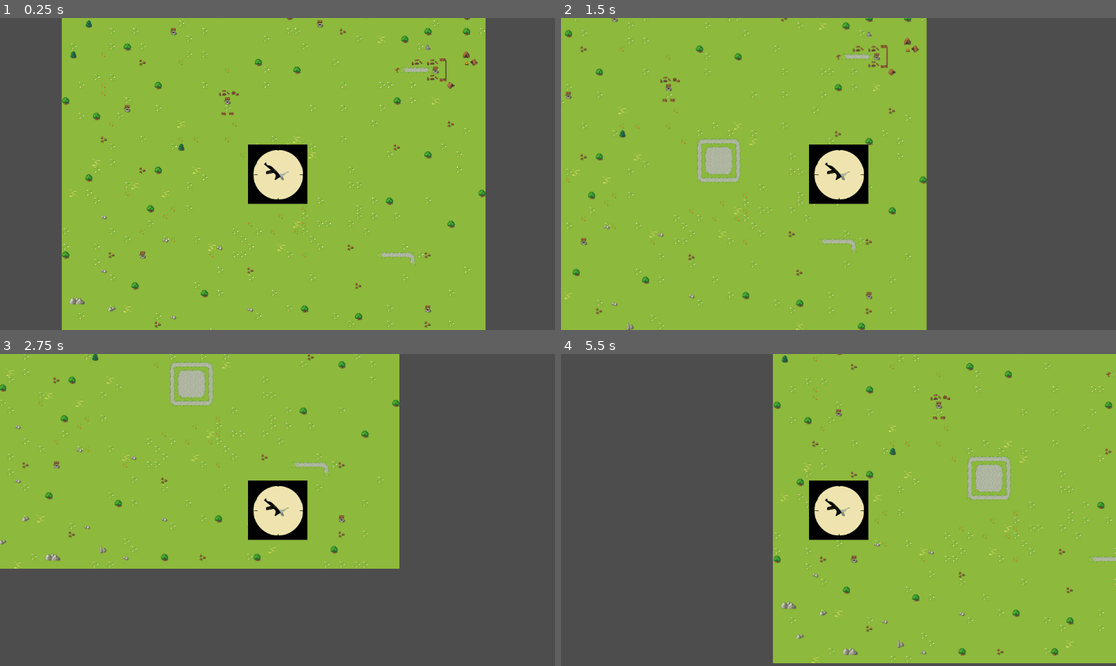
Above: before the commit, frames 1-4 (two rows, left to right).
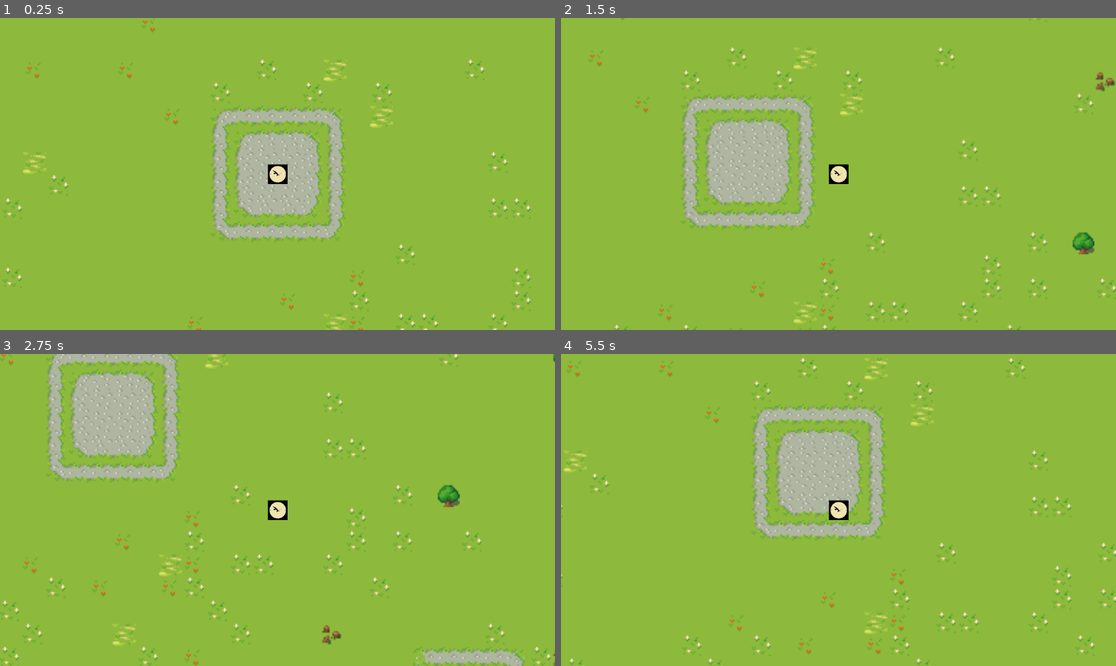
Above: after the commit, the same moments.

Repository: RRealJ/TCC_TWA
Game: Godot game, scene res://Mundos/mundo_1.tscn
The game is run twice, just before and just after one commit, with the same random seed, the same clock (stepped at 60 frames per second) and the same inputs.
Inputs:
- Up to frame 1 (0.25 s): no input
- Up to frame 2 (1.5 s): tap Enter at 0.5 s; hold D (move_right) 0.53-1.28 s; hold S (move_down) from 1.28 s (still down)
- Up to frame 3 (2.75 s): release S (move_down) at 2.03 s; hold D (move_right) from 2.03 s (still down)
- Up to frame 4 (5.5 s): release D (move_right) at 2.78 s; hold W (move_up) 2.78-3.53 s; hold A (move_left) 3.53-5.03 s; hold S (move_down) from 5.03 s (still down)

The runs differ from the first frame. In frame 1, 34% of the frame differs, in the area x 0-100%, y 0-100%; in frame 2, 45%; in frame 3, 62%; in frame 4, 49%.

Commit message:
Colições

Diff:
--- /dev/null
+++ b/Menu.gd
@@ -0,0 +1,17 @@
+extends Control
+
+
+func _on_comecar_pressed():
+	get_tree().change_scene_to_file("res://Mundos/mundo_1.tscn")
+
+
+func _on_loja_pressed():
+	pass # Replace with function body.
+
+
+func _on_sair_pressed():
+	get_tree().quit()
+
+
+func _on_opcoes_pressed():
+	pass
--- a/Mundos/mundo_1.tscn
+++ b/Mundos/mundo_1.tscn
@@ -1136,6 +1136,8 @@
 [node name="StaticBody2D" type="StaticBody2D" parent="."]
 
 [node name="CollisionPolygon2D" type="CollisionPolygon2D" parent="StaticBody2D"]
-polygon = PackedVector2Array(-43, -198, 353, -202, 279, 124, 184, 272, -206, 257, 250, 348, 392, 96, 394, -321, -9, -281)
+position = Vector2(6, 2)
+build_mode = 1
+polygon = PackedVector2Array(-464, -342, -465, 390, 443, 391, 438, 357, -444, 357, -438, -340, 389, -328, 395, 354, 432, -348, 437, 358, 431, -351)
 
 [node name="Player" parent="." instance=ExtResource("2_b3mdk")]
--- a/Player/player.gd
+++ b/Player/player.gd
@@ -1,9 +1,9 @@
 extends CharacterBody2D
 
 
-@export var MAX_SPEED = 300
-@export var ACELERACAO = 1500
-@export var FRICCAO = 1200
+@export var MAX_SPEED = 75
+@export var ACELERACAO = 500
+@export var FRICCAO = 1000
 @onready var axis = Vector2.ZERO
 
 func _physics_process(delta):
--- a/Player/player.tscn
+++ b/Player/player.tscn
@@ -4,14 +4,17 @@
 [ext_resource type="Texture2D" uid="uid://cso5hmplh0qv5" path="res://icon.svg" id="1_q5v8y"]
 
 [sub_resource type="CircleShape2D" id="CircleShape2D_u88m4"]
+radius = 3.0
 
 [node name="Player" type="CharacterBody2D"]
 script = ExtResource("1_8xh84")
 
 [node name="Sprite2D" type="Sprite2D" parent="."]
+scale = Vector2(0.110887, 0.110887)
 texture = ExtResource("1_q5v8y")
 
 [node name="CollisionShape2D" type="CollisionShape2D" parent="."]
 shape = SubResource("CircleShape2D_u88m4")
 
 [node name="Camera2D" type="Camera2D" parent="."]
+zoom = Vector2(3, 3)
--- a/main.tscn
+++ b/main.tscn
@@ -1,13 +1,43 @@
-[gd_scene format=3 uid="uid://cjivusri1ga60"]
+[gd_scene load_steps=2 format=3 uid="uid://cjivusri1ga60"]
+
+[ext_resource type="Script" path="res://Menu.gd" id="1_p8nrp"]
 
 [node name="main" type="Node2D"]
-
-[node name="control" type="Control" parent="."]
-layout_mode = 3
-anchors_preset = 0
-offset_right = 40.0
-offset_bottom = 40.0
+position = Vector2(526, 247)
 
 [node name="Global" type="Node" parent="."]
 
 [node name="PlayerVariaveis" type="Node" parent="."]
+
+[node name="Menu" type="Control" parent="."]
+layout_mode = 3
+anchors_preset = 0
+offset_right = 317.0
+offset_bottom = 213.0
+script = ExtResource("1_p8nrp")
+
+[node name="MarginContainer" type="MarginContainer" parent="Menu"]
+layout_mode = 0
+offset_right = 40.0
+offset_bottom = 40.0
+
+[node name="VBoxContainer" type="VBoxContainer" parent="Menu/MarginContainer"]
+layout_mode = 2
+
+[node name="Comecar" type="Button" parent="Menu/MarginContainer/VBoxContainer"]
+layout_mode = 2
+text = "Começar"
+
+[node name="Loja" type="Button" parent="Menu/MarginContainer/VBoxContainer"]
+layout_mode = 2
+text = "Loja"
+
+[node name="Sair" type="Button" parent="Menu/MarginContainer/VBoxContainer"]
+layout_mode = 2
+text = "Sair"
+
+[node name="Opcoes" type="Button" parent="Menu/MarginContainer/VBoxContainer"]
+layout_mode = 2
+text = "Config"
+
+[connection signal="pressed" from="Menu/MarginContainer/VBoxContainer/Comecar" to="Menu" method="_on_comecar_pressed"]
--- a/project.godot
+++ b/project.godot
@@ -15,7 +15,7 @@
 config/version="0.0.1"
 run/main_scene="res://Mundos/mundo_1.tscn"
 config/features=PackedStringArray("4.2", "Forward Plus")
-config/icon="res://icon.svg"
+config/icon="res://icon.png"
 
 [autoload]
 
Binary file added: icon.png
Not shown, added: icon.png.import
